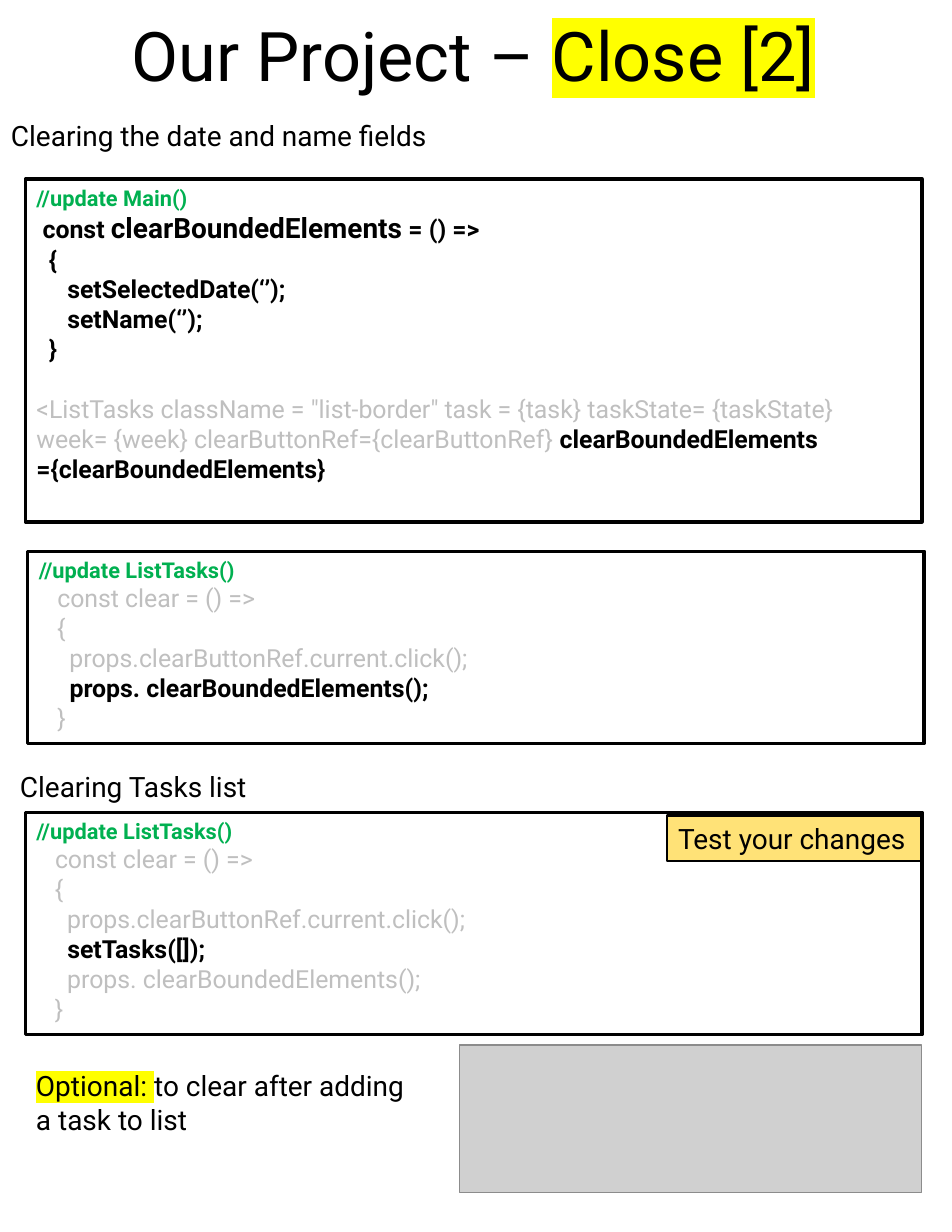
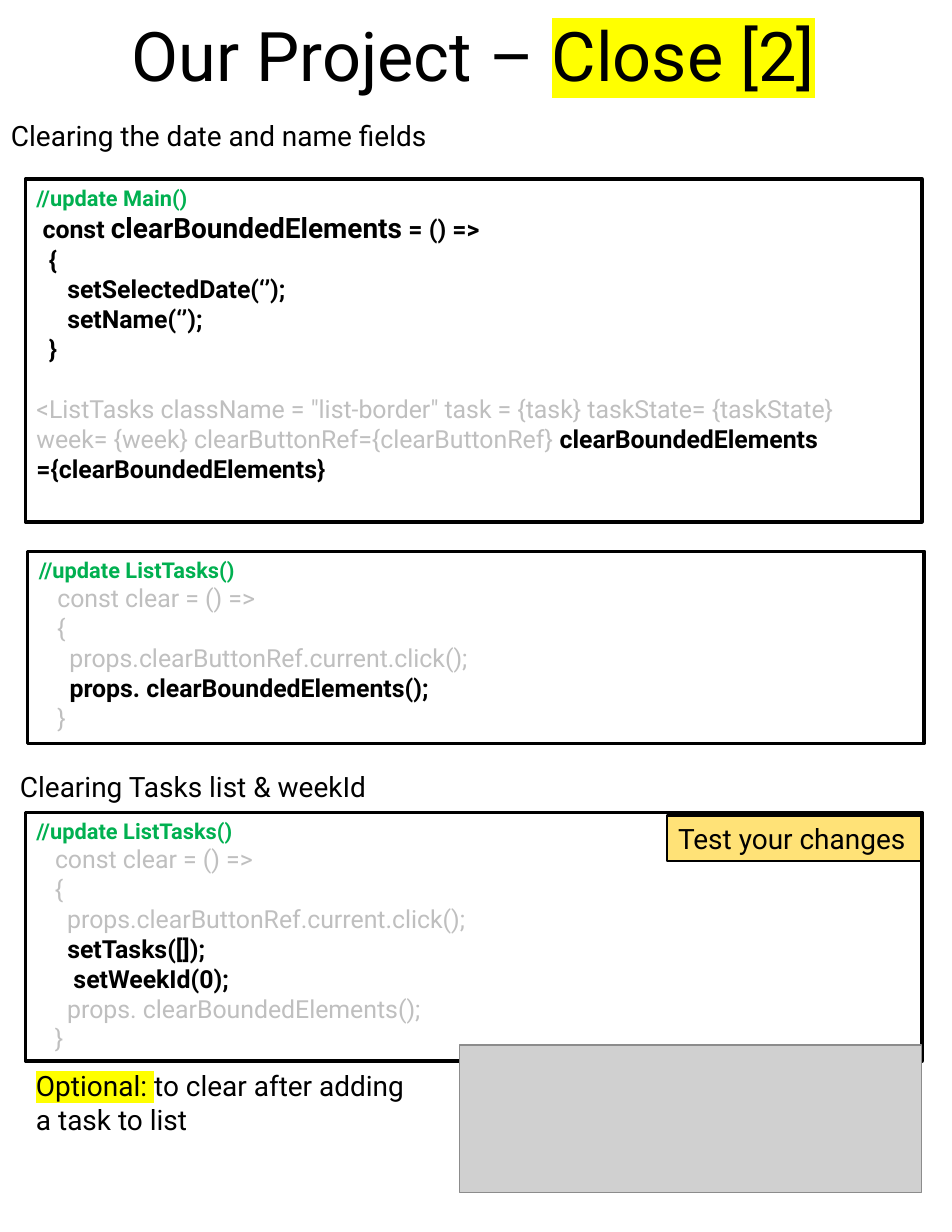
Before and after one commit to scorpion0511/mytracker, a slide deck: slide 66 of doc/React.pptx. Drawn at 952x1232 pixels with LibreOffice and Linux fonts; fonts in the diff are those of the drawing; grey boxes stand for pictures. Boxes give left, top, right and bottom in pixels: in the first picture for what was removed or moved away, otherwise in the second. Text is boxed around its words. In the diff, an @@ line names an element or a change of style, - is before the commit and + after.

```diff
--- a/doc/React.pptx
+++ b/doc/React.pptx
@@ text at <box>20,776,366,803</box>: text changed @@
-Clearing Tasks list
+Clearing Tasks list & weekId
@@ rectangle "//update ListTasks()": place and size @@
-rectangle "//update ListTasks()" at <box>26,812,922,1035</box>
+rectangle "//update ListTasks()" at <box>26,812,922,1061</box>
@@ text in rectangle at <box>73,968,228,994</box>: paragraph added @@
+setWeekId(0);
```
Also in this commit, not shown: 1 other slide changed, 1 slide added.
